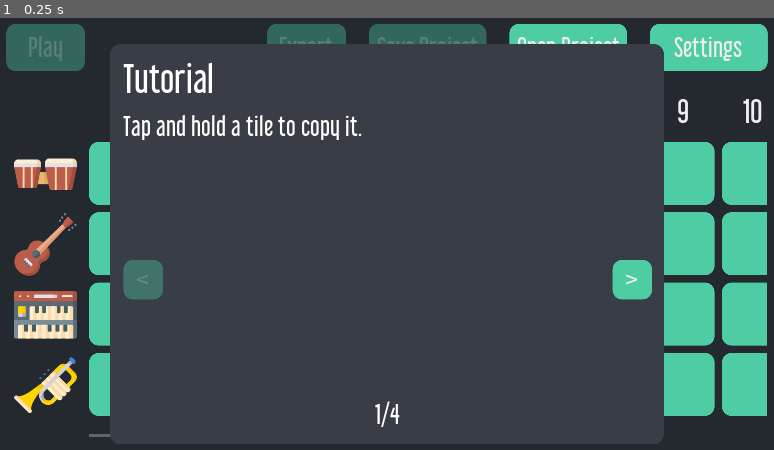
Above: before the commit, frame 1.
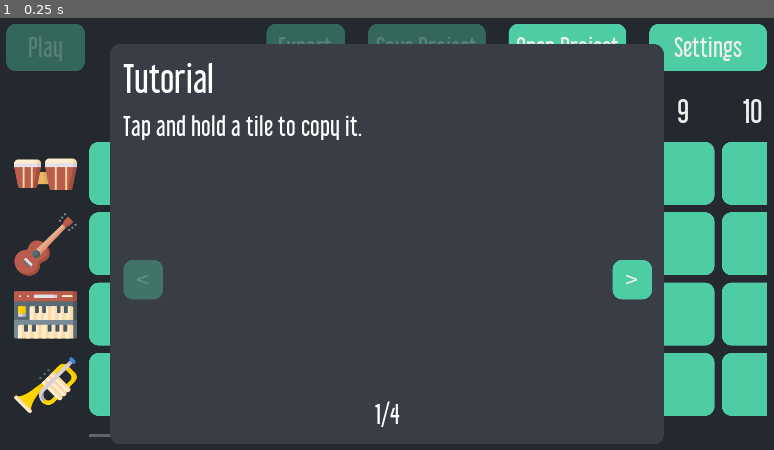
Above: after the commit, the same moment.

Repository: pattlebass/Music-DJ
Game: Godot game, scene res://scenes/main.tscn
The game is run twice, just before and just after one commit, with the same random seed, the same clock (stepped at 60 frames per second) and the same inputs. Video files are missing from this copy of the repository; at most half a second of black plays in their place.
Inputs:
- Up to frame 1 (0.25 s): no input

The runs differ from the first frame. In frame 1, 0.2% of the frame differs, in the area x 34-100%, y 1-13%.

Commit message:
Change last_name behaviour

Diff:
--- a/scenes/Column.tscn
+++ b/scenes/Column.tscn
@@ -29,6 +29,7 @@
 margin_bottom = 59.0
 rect_min_size = Vector2( 40, 59 )
 focus_mode = 0
+mouse_filter = 1
 theme_type_variation = "ListItem"
 enabled_focus_mode = 0
 text = "0"
--- a/scenes/LoadDialog.gd
+++ b/scenes/LoadDialog.gd
@@ -53,6 +53,9 @@
 	main.used_columns.clear()
 	main.used_columns.append(-1)
 
+	# TODO: Cleanup
+	main.get_node("SaveDialog").last_name = _path.get_file().get_basename()
+
 	for instrument in main.song.size():
 		for column_no in main.song[instrument].size():
 			var column = main.get_node("HBoxContainer/StepContainer/HBoxContainer").get_child(column_no)
@@ -104,32 +107,24 @@
 
 
 func about_to_show():
-	var file_path = OS.get_system_dir(OS.SYSTEM_DIR_MUSIC).plus_file("musicdj.txt")
-#	var f = File.new()
-#	print(f.open(file_path, File.WRITE_READ))
-#	f.store_string("Stored " + str(OS.get_time()))
-#	print(f.get_as_text())
-#	f.close()
-
-	var dir = Directory.new()
-	dir.make_dir(OS.get_system_dir(OS.SYSTEM_DIR_MUSIC).plus_file("MusicDJ"))
-
-
 	# Check for permissions
-	OS.request_permissions()
 	yield(get_tree(), "idle_frame")
 	if OS.get_granted_permissions().empty() && OS.get_name() == "Android":
-		hide()
+		if !OS.request_permissions():
+			hide()
 
 	if OS.get_name() == "HTML5":
 		$VBoxContainer/TitleHBox/OpenButton.hide()
 	$VBoxContainer/HBoxContainer/OkButton.disabled = true
-	if list_files_in_directory(Variables.user_dir.plus_file("Projects/")).empty():
+
+	var projects = list_files_in_directory(Variables.user_dir.plus_file("Projects/"))
+
+	if projects.empty():
 		$VBoxContainer/ScrollContainer/VBoxContainer/NoProjectsLabel.show()
 	else:
 		$VBoxContainer/ScrollContainer/VBoxContainer/NoProjectsLabel.hide()
 
-	for i in list_files_in_directory(Variables.user_dir.plus_file("Projects/")):
+	for i in projects:
 		var button_container = button_scene.instance()
 		var load_button = button_container.get_node("LoadButton")
 		var delete_button = button_container.get_node("DeleteButton")
--- a/scenes/SaveDialog.gd
+++ b/scenes/SaveDialog.gd
@@ -7,7 +7,6 @@
 var effect = AudioServer.get_bus_effect(0, 0)
 var is_cancelled = false
 
-onready var html_button = $VBoxContainer/VBoxContainer/HBoxContainer/HTMLButton
 onready var line_edit = $VBoxContainer/VBoxContainer/HBoxContainer/LineEdit
 
 var once := false
@@ -64,9 +63,9 @@
 		var recording = effect.get_recording()
 		if recording and not is_cancelled:
 			recording.save_to_wav(path)
-			print("Saved successfully!")
+			print("Save successful!")
 		else:
-			print("Saved failed!")
+			print("Save failed!")
 
 		is_cancelled = false
 
@@ -78,64 +77,50 @@
 func _on_CancelButton_pressed():
 	hide()
 
-func _on_OverwriteButton_pressed():
-	entered_name = last_name
-	save()
-	hide()
-
 
 func about_to_show():
 	# Check for permissions
-	OS.request_permissions()
 	yield(get_tree(), "idle_frame")
 	if OS.get_granted_permissions().empty() && OS.get_name() == "Android":
-		hide()
-
-	var default_name := "Song " + str(randi() % 1000)
+		if !OS.request_permissions():
+			hide()
 
 	$VBoxContainer/VBoxContainer/Label.text = title
 
-	if last_name:
-		line_edit.text = last_name
-	else:
-		line_edit.text = default_name
-
-	# This shouldn't be needed, but it is...
+	# Changing the text this way doesn't emit the signal
+	line_edit.text = last_name if last_name else get_default_name()
 	_on_LineEdit_text_changed(line_edit.text)
 
 	line_edit.caret_position = line_edit.text.length()
-	html_button.text = "Input file name"
-	if last_name and type_of_save == "project":
-		$VBoxContainer/HBoxContainer/OverwriteButton.show()
-	else:
-		$VBoxContainer/HBoxContainer/OverwriteButton.hide()
-	OS.show_virtual_keyboard("")
-	rect_position.x = get_viewport().get_visible_rect().size.x/2 - 200
+
+#	OS.show_virtual_keyboard("")
+#	rect_position.x = get_viewport().get_visible_rect().size.x/2 - 200
 
 	.about_to_show()
 
 
-func _on_LineEdit_text_changed(new_text):
+func validate_filename(text: String) -> String:
 	var invalid_chars = ["<", ">", ":", "\"", "/", ")", "\\", "|", "?", "*", "#"]
 
-#	var result = regex.search_all(new_text)
-#	print(result[0].get_start())
-#	print(result[0].get_end())
 	for i in invalid_chars:
-		new_text = new_text.replace(i, "")
+		text = text.replace(i, "")
+
+	return text
+
+
+func _on_LineEdit_text_changed(new_text):
+	new_text = validate_filename(new_text)
 
 	var line_edit = $VBoxContainer/VBoxContainer/HBoxContainer/LineEdit
 	line_edit.text = new_text
-	html_button.text = new_text
 	line_edit.caret_position = line_edit.text.length()
 
 	var ok_button = $VBoxContainer/HBoxContainer/OkButton
-
-	if new_text != "":
+	if new_text == "" or new_text[0] == ".":
+		ok_button.disabled = true
+	else:
 		entered_name = new_text
 		ok_button.disabled = false
-	else:
-		ok_button.disabled = true
 
 
 func _process(delta):
@@ -143,6 +128,10 @@
 		rect_position.y = get_viewport().get_visible_rect().size.y/2 - 100
 	else:
 		rect_position.y = get_viewport().get_visible_rect().size.y/2 - 100 - OS.get_virtual_keyboard_height()/4
+
+
+func get_default_name() -> String:
+	return "Song " + str(randi() % 1000)
 
 
 func download_file(_file_path, _file_name):
--- a/scenes/main.tscn
+++ b/scenes/main.tscn
@@ -345,10 +345,11 @@
 [node name="HBoxContainer2" type="HBoxContainer" parent="."]
 anchor_left = 0.024
 anchor_top = 0.03
-anchor_right = 0.977
-anchor_bottom = 0.13
+anchor_right = 0.976
+anchor_bottom = 0.03
 margin_left = 0.424
-margin_right = -1.448
+margin_right = -0.424072
+margin_bottom = 60.0
 custom_constants/separation = 30
 
 [node name="Play" type="Button" parent="HBoxContainer2"]
@@ -397,11 +398,11 @@
 anchor_left = 0.034
 anchor_top = 0.167
 anchor_right = 0.977
-anchor_bottom = 0.912
+anchor_bottom = 0.167
 margin_left = 0.183998
 margin_top = -0.199997
-margin_right = -0.448059
-margin_bottom = -0.200012
+margin_right = -0.44812
+margin_bottom = 446.8
 size_flags_vertical = 3
 
 [node name="ImageContainer" type="VBoxContainer" parent="HBoxContainer"]
@@ -592,9 +593,6 @@
 anchor_bottom = 1.0
 margin_bottom = -2.0
 size_flags_horizontal = 5
-__meta__ = {
-"_edit_use_anchors_": false
-}
 
 [node name="VBoxContainer" type="VBoxContainer" parent="SaveDialog/VBoxContainer"]
 margin_right = 439.0
@@ -625,32 +623,12 @@
 placeholder_alpha = 0.2
 caret_blink = true
 
-[node name="HTMLButton" type="Button" parent="SaveDialog/VBoxContainer/VBoxContainer/HBoxContainer"]
-visible = false
-margin_left = 404.0
-margin_right = 562.0
-margin_bottom = 50.0
-focus_mode = 1
-size_flags_horizontal = 3
-theme_type_variation = "ListItem"
-enabled_focus_mode = 1
-text = "Input file name"
-align = 0
-
 [node name="HBoxContainer" type="HBoxContainer" parent="SaveDialog/VBoxContainer"]
 margin_top = 169.0
 margin_right = 439.0
 margin_bottom = 219.0
 custom_constants/separation = 20
 alignment = 2
-
-[node name="OverwriteButton" type="Button" parent="SaveDialog/VBoxContainer/HBoxContainer"]
-visible = false
-margin_left = 39.0
-margin_right = 199.0
-margin_bottom = 50.0
-rect_min_size = Vector2( 100, 50 )
-text = " Overwrite last "
 
 [node name="OkButton" type="Button" parent="SaveDialog/VBoxContainer/HBoxContainer"]
 margin_left = 219.0
@@ -871,13 +849,13 @@
 
 [node name="VBoxContainer" type="VBoxContainer" parent="LoadDialog/VBoxContainer/ScrollContainer"]
 margin_right = 402.0
-margin_bottom = 49.0
+margin_bottom = 39.0
 size_flags_horizontal = 3
 
 [node name="NoProjectsLabel" type="Label" parent="LoadDialog/VBoxContainer/ScrollContainer/VBoxContainer"]
 margin_right = 402.0
-margin_bottom = 49.0
-theme_type_variation = "ListItem"
+margin_bottom = 39.0
+theme_type_variation = "LabelSubtitle"
 text = "No saved projects"
 
 [node name="HBoxContainer" type="HBoxContainer" parent="LoadDialog/VBoxContainer"]
@@ -1153,8 +1131,6 @@
 [connection signal="pressed" from="SoundDialog/VBoxContainer/HBoxContainer/CancelButton" to="SoundDialog" method="_on_CancelButton_pressed"]
 [connection signal="text_changed" from="SaveDialog/VBoxContainer/VBoxContainer/HBoxContainer/LineEdit" to="SaveDialog" method="_on_LineEdit_text_changed"]
 [connection signal="text_entered" from="SaveDialog/VBoxContainer/VBoxContainer/HBoxContainer/LineEdit" to="SaveDialog" method="_on_LineEdit_text_entered"]
-[connection signal="pressed" from="SaveDialog/VBoxContainer/VBoxContainer/HBoxContainer/HTMLButton" to="SaveDialog" method="_on_HTMLButton_pressed"]
-[connection signal="pressed" from="SaveDialog/VBoxContainer/HBoxContainer/OverwriteButton" to="SaveDialog" method="_on_OverwriteButton_pressed"]
 [connection signal="pressed" from="SaveDialog/VBoxContainer/HBoxContainer/OkButton" to="SaveDialog" method="_on_OkButton_pressed"]
 [connection signal="pressed" from="SaveDialog/VBoxContainer/HBoxContainer/CancelButton" to="SaveDialog" method="_on_CancelButton_pressed"]
 [connection signal="pressed" from="ColumnDialog/VBoxContainer/HBoxContainer/PlayButton" to="ColumnDialog" method="_on_PlayButton_pressed"]
